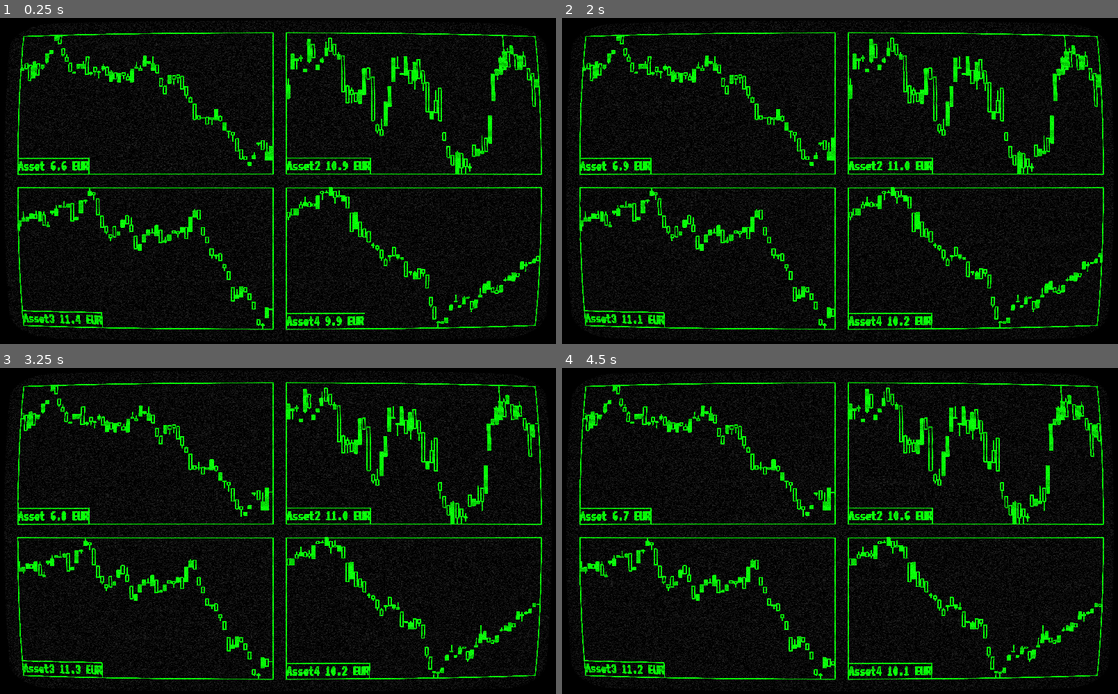
Above: before the commit, frames 1-4 (two rows, left to right).
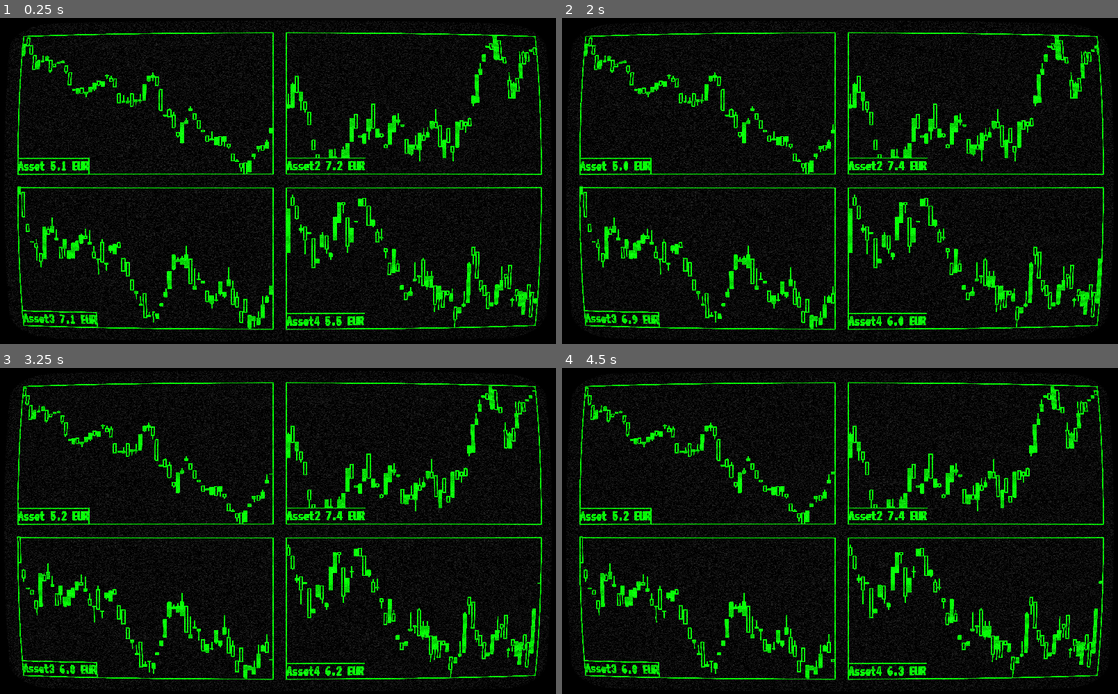
Above: after the commit, the same moments.

Repository: leopnt/hold-my-trade
Game: Godot game, scene res://scenes/Main.tscn
The game is run twice, just before and just after one commit, with the same random seed, the same clock (stepped at 60 frames per second) and the same inputs.
Inputs:
- Up to frame 1 (0.25 s): no input
- Up to frame 2 (2 s): hold Up 0.53-1.28 s; tap R at 0.6 s; hold Down from 1.28 s (still down); tap T at 1.35 s
- Up to frame 3 (3.25 s): release Down at 2.03 s; hold Up from 2.03 s (still down); tap Y at 2.1 s; tap U at 2.85 s
- Up to frame 4 (4.5 s): release Up at 3.53 s; hold Down from 3.53 s (still down); tap F at 3.6 s; tap G at 4.35 s

The runs differ from the first frame. In frame 1, 9.4% of the frame differs, in the area x 3-97%, y 5-96%; in frame 2, 9.6%; in frame 3, 9.4%; in frame 4, 9.5%.

Commit message:
improve prices variations and mean

Diff:
--- a/src/asset.gd
+++ b/src/asset.gd
@@ -9,7 +9,7 @@
 
 const time_window: int = 240
 
-const MIN_PRICE: float = 2.00
+const MIN_PRICE: float = 1.50
 const MAX_PRICE: float = 20.00
 
 onready var rng = RandomNumberGenerator.new()
@@ -20,10 +20,10 @@
 export(DOWN_KEYS) var down_key
 
 func _ready():
-    _price_stack.push_back(rand_range(MIN_PRICE + 1, MAX_PRICE))
+    _price_stack.push_back(rand_range(MIN_PRICE, MAX_PRICE))
     rng.randomize()
 
-    for _i in range(time_window):
+    for _i in range(4*time_window):
         self.tick()
 
 func curr_price() -> float:
@@ -88,7 +88,7 @@
     # apply high force to keep price above 2 and apply
     # smaller force to keep below 20
     var x = curr_price()
-    var y = (1 / (x - MIN_PRICE)) - (0.001 * pow(x - 4, 3))
+    var y = (1 / (4*x - MIN_PRICE)) - (0.008 * pow(x - 4, 3)) - 0.1
 
     return y
 
@@ -100,9 +100,9 @@
     elif Input.is_key_pressed(down_key):
         mean = -rand_range(0.01, 0.3)
 
-    var new_price = curr_price() + rng.randfn(mean, 0.2)
+    var new_price = curr_price() + rng.randfn(mean, 0.1)
     while new_price < MIN_PRICE:
-        new_price = curr_price() + rng.randfn(mean, 0.2)
+        new_price = curr_price() + rng.randfn(mean, 0.1)
 
     _price_stack.push_back(new_price)
 
